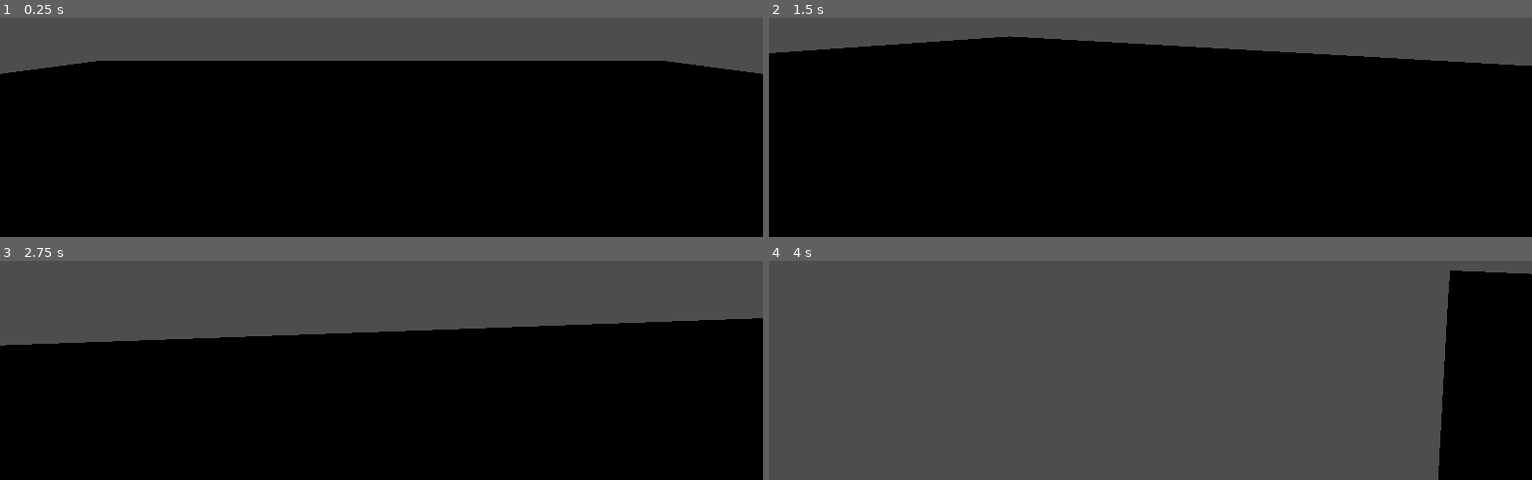
Above: before the commit, frames 1-4 (two rows, left to right).
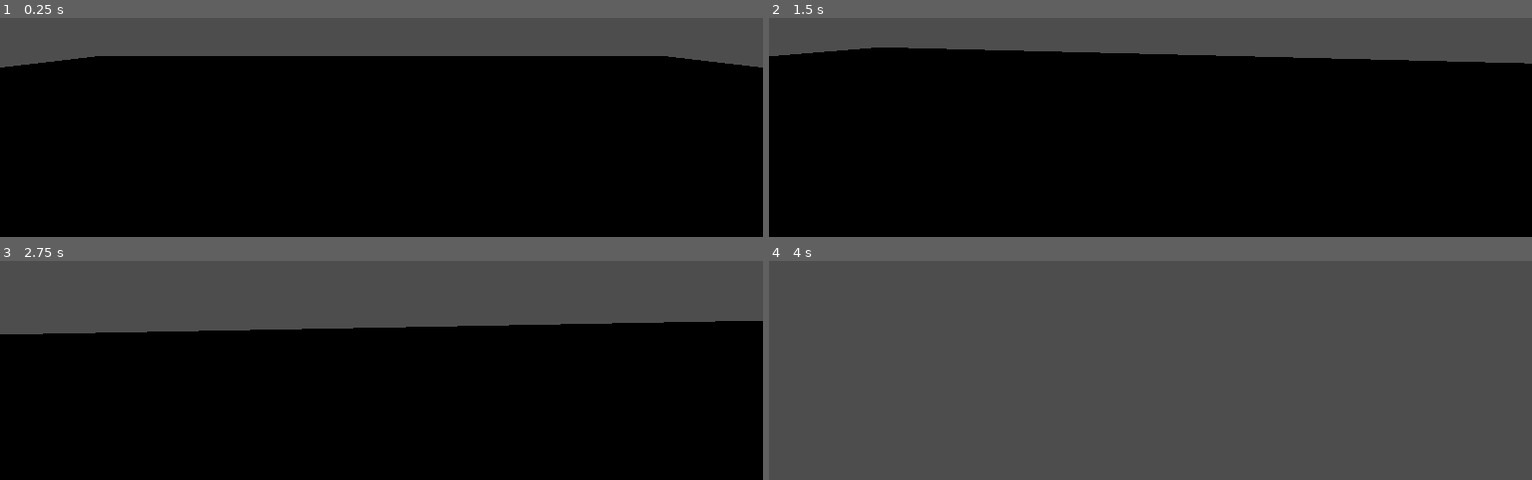
Above: after the commit, the same moments.

Repository: ztamagoru/MonarcaGameJam2025
Game: Godot game, scene res://test_scene.tscn
Same seed, same stepped clock (60 frames per second), same inputs: the game is played once before the commit and once after it. The project has no main scene, so this scene is started directly. The engine's default icon, where the game draws it, is replaced by a stand-in: a white triangle on a blue panel in a dark square.
Inputs (mouse positions are in pixels of both pictures, inside the frame that each line leads up to):
- Up to frame 1 (0.25 s): no input
- Up to frame 2 (1.5 s): tap Enter at 0.5 s; move the mouse to (1188, 22) at 0.52 s; hold Ctrl (move_crouch) 0.53-1.28 s; hold W (move_forward) from 0.53 s (still down); tap Space (move_jump) at 0.77 s; move the mouse to (1112, 24) at 1.27 s; tap Ctrl (move_crouch) at 1.35 s
- Up to frame 3 (2.75 s): keep holding W (move_forward); tap Space (move_jump) at 1.52 s; move the mouse to (outside the picture) at 2.02 s; hold Ctrl (move_crouch) from 2.03 s (still down)
- Up to frame 4 (4 s): keep holding W (move_forward); move the mouse to (1142, 274) at 2.77 s; release Ctrl (move_crouch) at 2.78 s; tap Ctrl (move_crouch) at 2.85 s; tap Space (move_jump) at 3.02, 3.77 s; move the mouse to (1203, 271) at 3.52 s; hold Ctrl (move_crouch) from 3.53 s (still down)

The runs differ from the first frame. In frame 1, 2.3% of the frame differs, in the area x 0-100%, y 17-26%; in frame 2, 2.7%; in frame 3, 2.1%; in frame 4, 11%, in the area x 87-100%, y 4-100%.

Commit message:
headbob added to player when walking

Diff:
--- a/scenes/components/player/player.gd
+++ b/scenes/components/player/player.gd
@@ -1,17 +1,22 @@
 extends CharacterBody3D
 
 @export var animation_player : AnimationPlayer
+@export var headbob_player : AnimationPlayer
 
 const speed : float = 5.0
 const crouch_speed : float = 4.0
 
 var current_speed : float = speed
 
-const walking_head_bop : float = 2.0
+const walking_head_bop : float = 1.10
 
 const jump_force : float = 3.5
 const jump_velocity : float = 4.5
 const gravity : float = 8.0
+
+func _ready():
+	headbob_player.play("headbob")
+	headbob_player.speed_scale = 0
 
 func _process(_delta) -> void:
 	if Input.is_key_pressed(KEY_ESCAPE):
--- a/scenes/components/player/player.tscn
+++ b/scenes/components/player/player.tscn
@@ -12,6 +12,44 @@
 
 [sub_resource type="CapsuleMesh" id="CapsuleMesh_imdkq"]
 
+[sub_resource type="Animation" id="Animation_da40g"]
+resource_name = "headbob"
+length = 2.0
+loop_mode = 1
+tracks/0/type = "value"
+tracks/0/imported = false
+tracks/0/enabled = true
+tracks/0/path = NodePath("Camera3D:position")
+tracks/0/interp = 2
+tracks/0/loop_wrap = true
+tracks/0/keys = {
+"times": PackedFloat32Array(0, 0.33, 0.67, 1, 1.33, 1.67, 2),
+"transitions": PackedFloat32Array(1, 1, 1, 1, 1, 1, 1),
+"update": 0,
+"values": [Vector3(0, 0, 0), Vector3(-0.1, -0.1, 0), Vector3(-0.1, 0.1, 0), Vector3(0, 0, 0), Vector3(0.1, 0.1, 0), Vector3(0.1, -0.1, 0), Vector3(0, 0, 0)]
+}
+
+[sub_resource type="Animation" id="Animation_knhup"]
+length = 0.001
+tracks/0/type = "value"
+tracks/0/imported = false
+tracks/0/enabled = true
+tracks/0/path = NodePath("Camera3D:position")
+tracks/0/interp = 1
+tracks/0/loop_wrap = true
+tracks/0/keys = {
+"times": PackedFloat32Array(0),
+"transitions": PackedFloat32Array(1),
+"update": 0,
+"values": [Vector3(0, 0.2, 0)]
+}
+
+[sub_resource type="AnimationLibrary" id="AnimationLibrary_uofpx"]
+_data = {
+&"RESET": SubResource("Animation_knhup"),
+&"headbob": SubResource("Animation_da40g")
+}
+
 [sub_resource type="Animation" id="Animation_vj2w8"]
 length = 0.001
 tracks/0/type = "value"
@@ -53,14 +91,26 @@
 tracks/3/type = "value"
 tracks/3/imported = false
 tracks/3/enabled = true
-tracks/3/path = NodePath("Camera3D:position")
+tracks/3/path = NodePath("Head:position")
 tracks/3/interp = 1
 tracks/3/loop_wrap = true
 tracks/3/keys = {
 "times": PackedFloat32Array(0),
 "transitions": PackedFloat32Array(1),
 "update": 0,
-"values": [Vector3(0, 2, 0)]
+"values": [Vector3(0, 1.75, 0)]
+}
+tracks/4/type = "value"
+tracks/4/imported = false
+tracks/4/enabled = true
+tracks/4/path = NodePath("Head/Camera3D:position")
+tracks/4/interp = 1
+tracks/4/loop_wrap = true
+tracks/4/keys = {
+"times": PackedFloat32Array(0),
+"transitions": PackedFloat32Array(1),
+"update": 0,
+"values": [Vector3(0, 0.2, 0)]
 }
 
 [sub_resource type="Animation" id="Animation_tw4o5"]
@@ -104,43 +154,28 @@
 tracks/3/type = "value"
 tracks/3/imported = false
 tracks/3/enabled = true
-tracks/3/path = NodePath("Camera3D:position")
-tracks/3/interp = 2
+tracks/3/path = NodePath("Head:position")
+tracks/3/interp = 1
 tracks/3/loop_wrap = true
 tracks/3/keys = {
 "times": PackedFloat32Array(0, 1),
 "transitions": PackedFloat32Array(1, 1),
 "update": 0,
 "values": [Vector3(0, 1.75, 0), Vector3(0, 0.75, 0)]
-}
-
-[sub_resource type="Animation" id="Animation_da40g"]
-resource_name = "sprint"
-length = 2.0
-loop_mode = 1
-tracks/0/type = "value"
-tracks/0/imported = false
-tracks/0/enabled = true
-tracks/0/path = NodePath("Camera3D:position")
-tracks/0/interp = 2
-tracks/0/loop_wrap = true
-tracks/0/keys = {
-"times": PackedFloat32Array(0, 1, 2),
-"transitions": PackedFloat32Array(1, 1, 1),
-"update": 0,
-"values": [Vector3(0, 1.5, 0), Vector3(0, 1, 0), Vector3(0, 1.5, 0)]
 }
 
 [sub_resource type="AnimationLibrary" id="AnimationLibrary_da40g"]
 _data = {
 &"RESET": SubResource("Animation_vj2w8"),
-&"crouch": SubResource("Animation_tw4o5"),
-&"head_bop": SubResource("Animation_da40g")
-}
-
-[node name="Player" type="CharacterBody3D" node_paths=PackedStringArray("animation_player")]
+&"crouch": SubResource("Animation_tw4o5")
+}
+
+[sub_resource type="BoxMesh" id="BoxMesh_tw4o5"]
+
+[node name="Player" type="CharacterBody3D" node_paths=PackedStringArray("animation_player", "headbob_player")]
 script = ExtResource("1_1xbud")
 animation_player = NodePath("AnimationPlayer")
+headbob_player = NodePath("Head/HeadBobAnimationPlayer")
 
 [node name="CollisionShape3D" type="CollisionShape3D" parent="."]
 transform = Transform3D(1, 0, 0, 0, 1, 0, 0, 0, 1, 0, 1, 0)
@@ -150,10 +185,18 @@
 mesh = SubResource("CapsuleMesh_imdkq")
 skeleton = NodePath("../..")
 
-[node name="Camera3D" type="Camera3D" parent="."]
-transform = Transform3D(1, 0, 0, 0, 1, 0, 0, 0, 1, 0, 2, 0)
+[node name="Head" type="Node3D" parent="."]
+transform = Transform3D(1, 0, 0, 0, 1, 0, 0, 0, 1, 0, 1.75, 0)
 script = ExtResource("2_2oloj")
-camera_sensitivity = 0.5
+camera_sensitivity = 0.2
+
+[node name="Camera3D" type="Camera3D" parent="Head"]
+transform = Transform3D(1, 0, 0, 0, 1, 0, 0, 0, 1, 0, 0.2, 0)
+
+[node name="HeadBobAnimationPlayer" type="AnimationPlayer" parent="Head"]
+libraries = {
+&"": SubResource("AnimationLibrary_uofpx")
+}
 
 [node name="FSM" type="Node3D" parent="." node_paths=PackedStringArray("player")]
 script = ExtResource("3_c8uok")
@@ -175,3 +218,8 @@
 libraries = {
 &"": SubResource("AnimationLibrary_da40g")
 }
+
+[node name="MeshInstance3D" type="MeshInstance3D" parent="."]
+transform = Transform3D(1, 0, 0, 0, 1, 0, 0, 0, 1, 0, 1.6133671, -4.0601234)
+visible = false
+mesh = SubResource("BoxMesh_tw4o5")
--- a/scenes/components/player/states/walk.gd
+++ b/scenes/components/player/states/walk.gd
@@ -1,6 +1,7 @@
 extends State
 
 func enter():
+	player.headbob_player.speed_scale = player.walking_head_bop
 	print(name)
 
 func update(_delta):
@@ -30,4 +31,4 @@
 		return
 
 func exit():
-	pass
+	player.headbob_player.speed_scale = 0
Not shown: 1 places in scenes/components/player/player.tscn that only renumber resources
